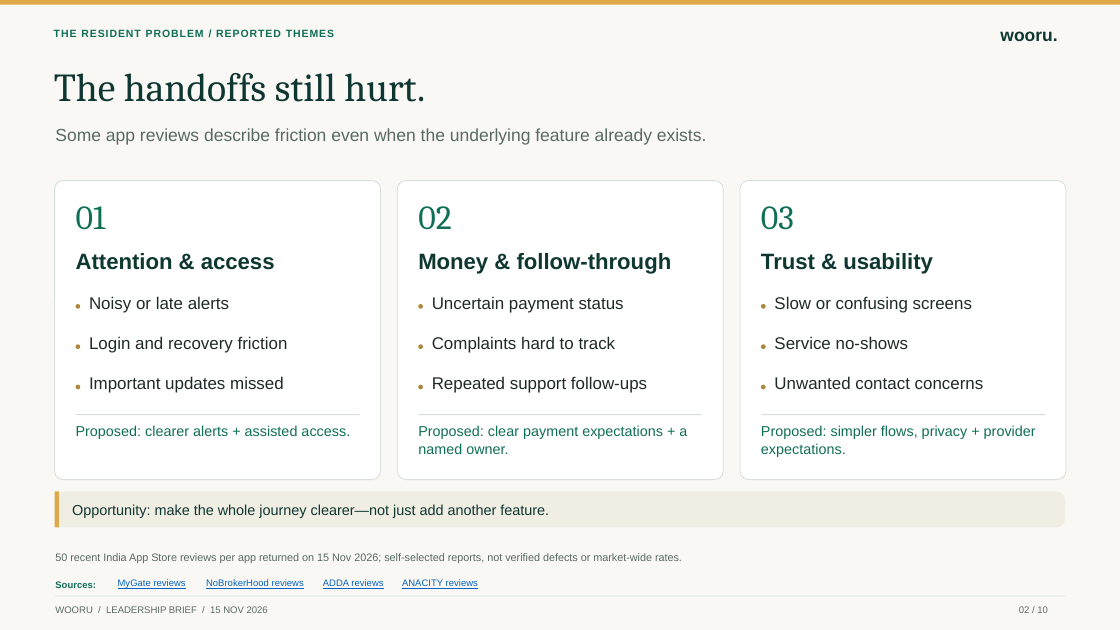
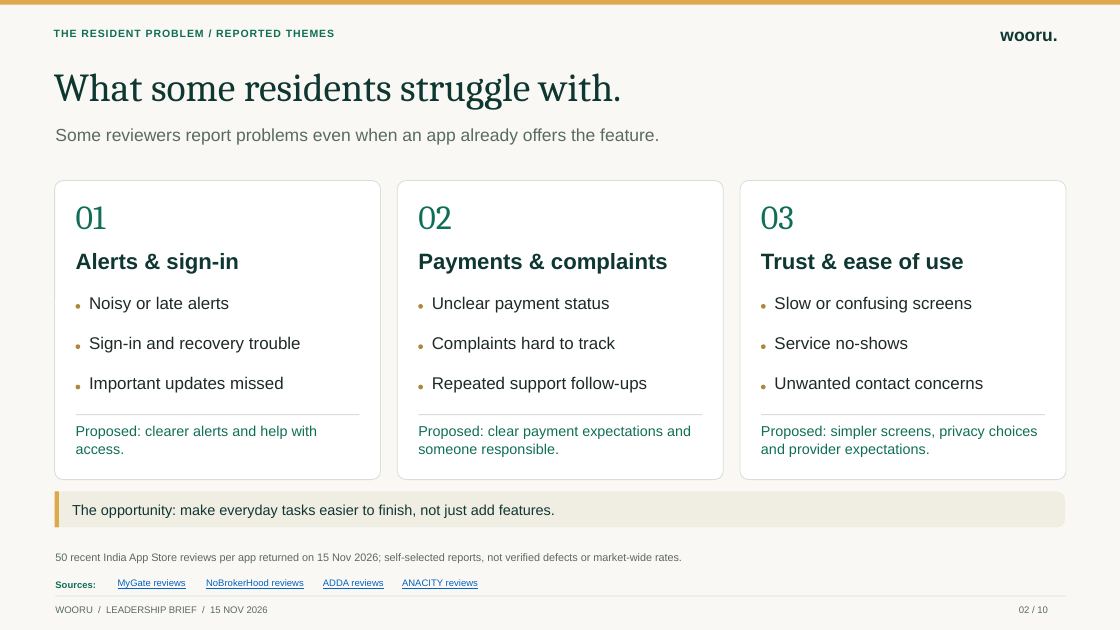
Before and after one commit to venkatbrr/Society_Service_Hub, a slide deck: slide 2 of docs/presentations/wooru-one-app-market-and-economics.pptx. Drawn at 1120x630 pixels with LibreOffice and Linux fonts; fonts in the diff are those of the drawing. Boxes give left, top, right and bottom in pixels: in the first picture for what was removed or moved away, otherwise in the second. Text is boxed around its words. In the diff, an @@ line names an element or a change of style, - is before the commit and + after.

```diff
--- a/docs/presentations/wooru-one-app-market-and-economics.pptx
+++ b/docs/presentations/wooru-one-app-market-and-economics.pptx
@@ text at box(54, 73, 621, 110): text changed @@
-The handoffs still hurt.
+What some residents struggle with.
@@ text at box(55, 128, 659, 145): text changed @@
-Some app reviews describe friction even when the underlying feature already exists.
+Some reviewers report problems even when an app already offers the feature.
@@ text at box(76, 253, 238, 274): text changed @@
-Attention & access
+Alerts & sign-in
@@ text at box(418, 253, 668, 274): text changed @@
-Money & follow-through
+Payments & complaints
@@ text at box(761, 253, 964, 270): text changed @@
-Trust & usability
+Trust & ease of use
@@ text at box(432, 296, 609, 313): text changed @@
-Uncertain payment status
+Unclear payment status
@@ text at box(89, 336, 301, 353): text changed @@
-Login and recovery friction
+Sign-in and recovery trouble
@@ text at box(76, 425, 318, 454): text changed @@
-Proposed: clearer alerts + assisted access.
+Proposed: clearer alerts and help with access.
@@ text at box(418, 425, 691, 457): text changed @@
-Proposed: clear payment expectations + a named owner.
+Proposed: clear payment expectations and someone responsible.
@@ text at box(761, 425, 1038, 457): text changed @@
-Proposed: simpler flows, privacy + provider expectations.
+Proposed: simpler screens, privacy choices and provider expectations.
@@ text at box(72, 504, 555, 518): text changed @@
-Opportunity: make the whole journey clearer—not just add another feature.
+The opportunity: make everyday tasks easier to finish, not just add features.
```
Also in this commit, not shown: 9 other slides changed, 8 other files.
